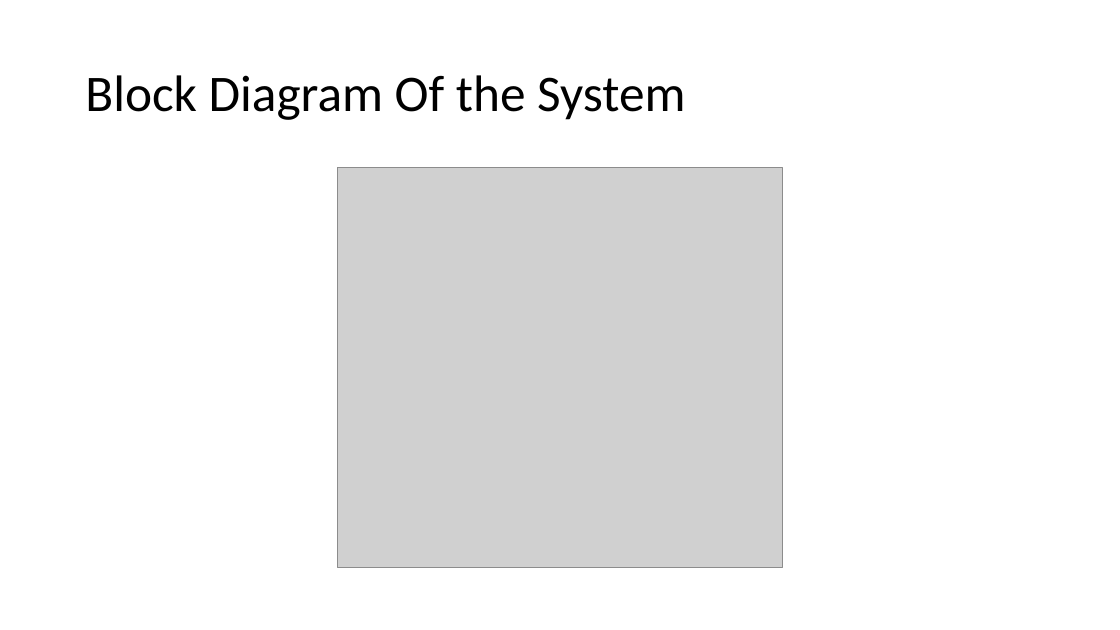
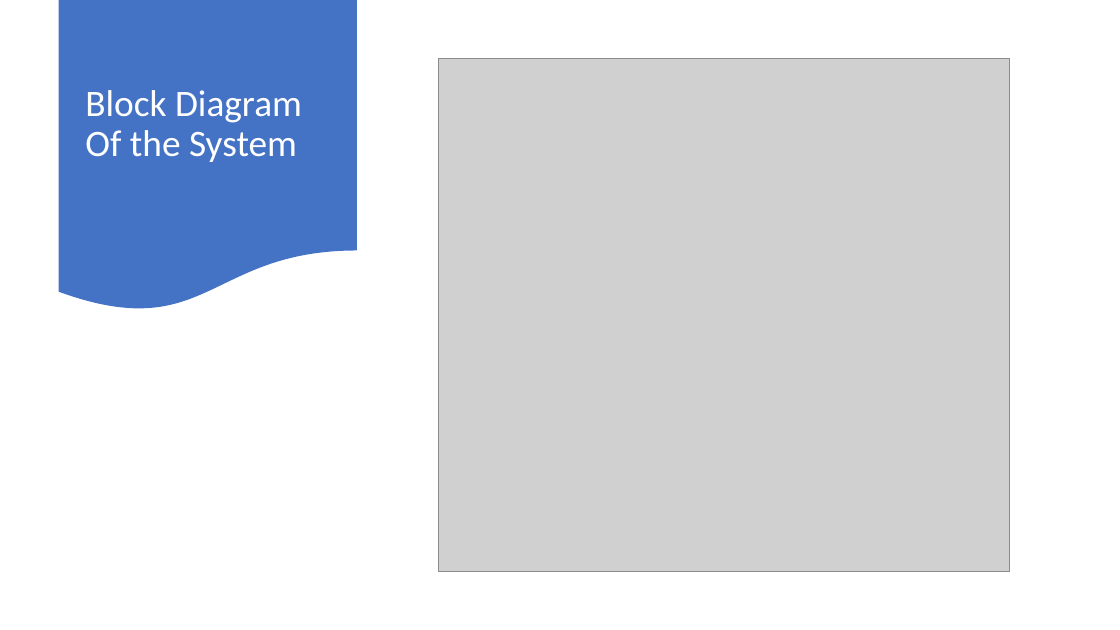
Before and after one commit to DOLUWAMU-TAIWO/TD, a slide deck: slide 2 of HARDWARE_Engineering/slide/Password Alarm System.pptx. Drawn at 1120x630 pixels with LibreOffice and Linux fonts; fonts in the diff are those of the drawing; grey boxes stand for pictures. Boxes give left, top, right and bottom in pixels: in the first picture for what was removed or moved away, otherwise in the second. Text is boxed around its words. In the diff, an @@ line names an element or a change of style, - is before the commit and + after.

```diff
--- a/HARDWARE_Engineering/slide/Password Alarm System.pptx
+++ b/HARDWARE_Engineering/slide/Password Alarm System.pptx
@@ flow chart document added at [59,0,357,313], fill #4472C4 @@
@@ title "Block Diagram Of the System": place and size @@
-title "Block Diagram Of the System" at [85,75,685,120]
+title "Block Diagram Of the System" at [85,90,302,162]
@@ title "Block Diagram Of the System" at [85,90,302,162]: size 44 to 32 pt, text colour #000000 to #FFFFFF @@
@@ picture: place and size @@
-picture at [338,168,783,568]
+picture at [439,59,1010,571]
```
Also in this commit, not shown: 1 other slide changed, 7 slides added.
